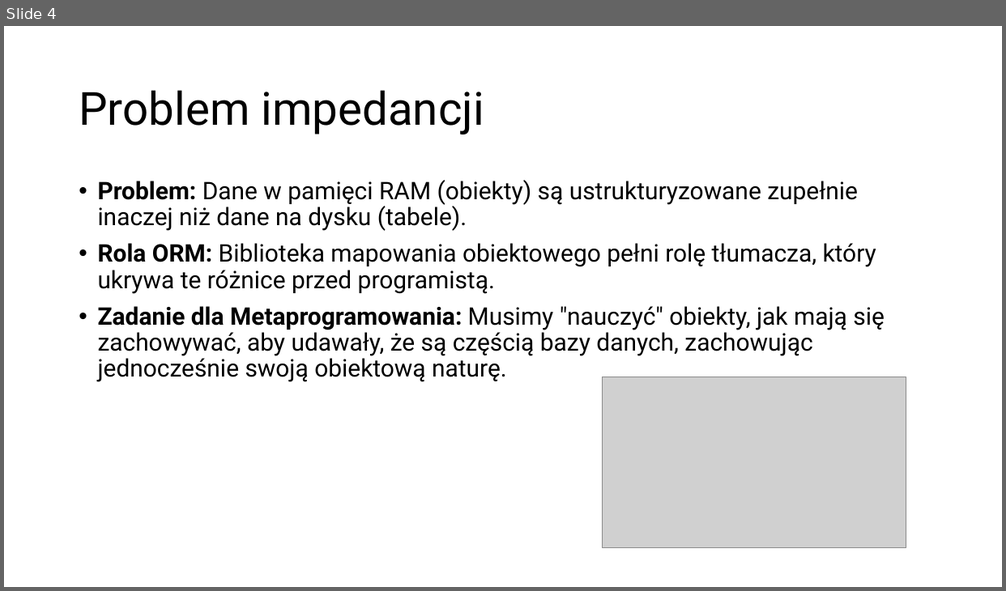
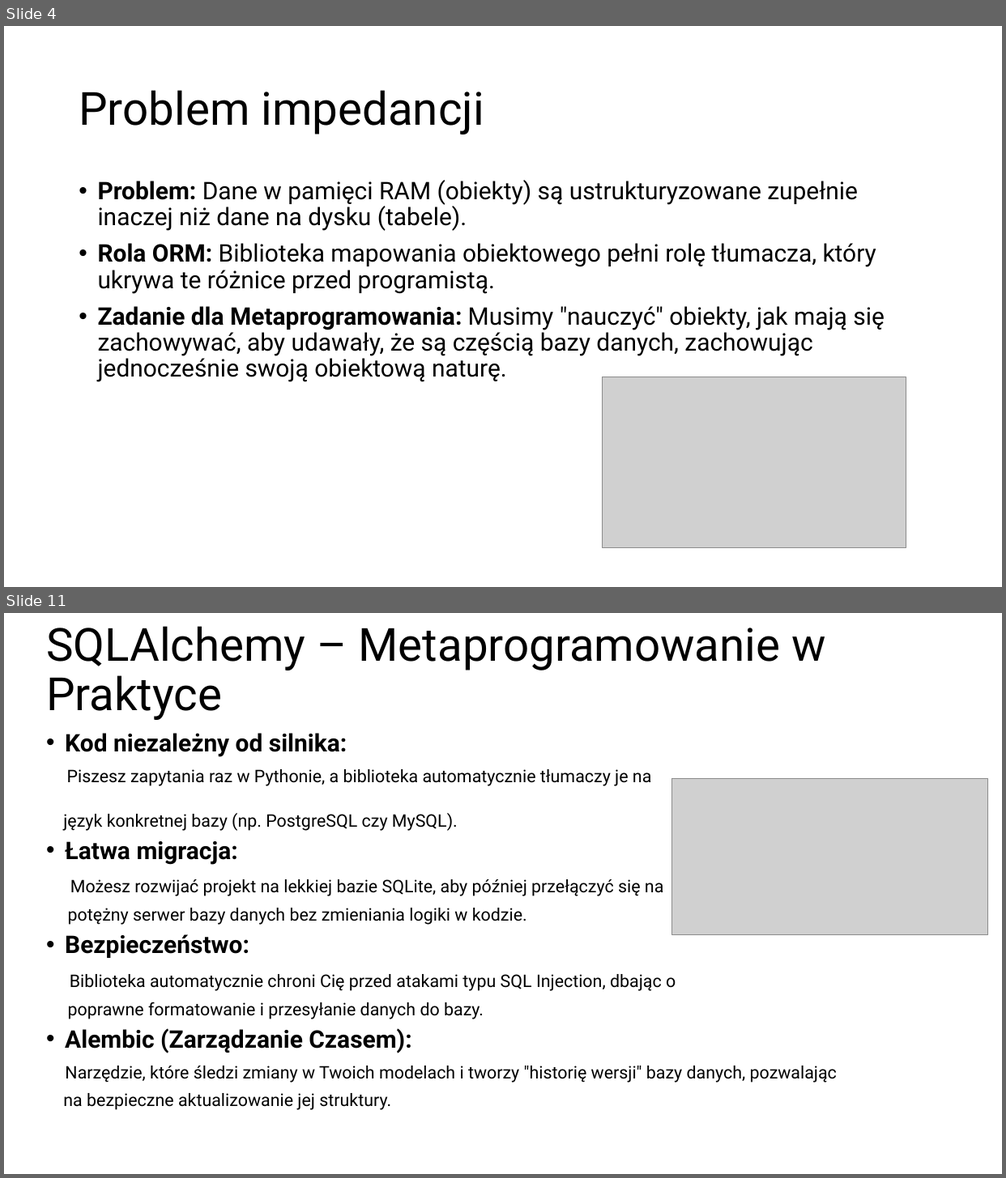
Before and after one commit to KabaKG/JPWP_ORM, a slide deck: ORM.pptx. Shown one above the other, each under a label of ours: slide 4 before the commit, slides 4 and 11 after it; the slides between them are not shown. The pictures are 1006x591 and 1006x1178 pixels, drawn with LibreOffice and Linux fonts; fonts in the diff are those of the drawing; grey boxes stand for pictures. Boxes give left, top, right and bottom in pixels: in the first picture for what was removed or moved away, otherwise in the second. Text is boxed around its words. In the diff, an @@ line names an element or a change of style, - is before the commit and + after.

```diff
--- a/ORM.pptx
+++ b/ORM.pptx
@@ slide 11 added at <box>4,613,1002,1174</box>, background #FFFFFF @@
@@ title added at <box>46,626,825,720</box>, 52.8 pt, text #000000 @@
+SQLAlchemy – Metaprogramowanie w Praktyce
@@ text added at <box>63,733,837,1110</box>, 20 pt, text #000000 @@
+• Kod niezależny od silnika:
+Piszesz zapytania raz w Pythonie, a biblioteka automatycznie tłumaczy je na
+język konkretnej bazy (np. PostgreSQL czy MySQL).
+• Łatwa migracja:
+Możesz rozwijać projekt na lekkiej bazie SQLite, aby później przełączyć się na
+potężny serwer bazy danych bez zmieniania logiki w kodzie.
+• Bezpieczeństwo:
+Biblioteka automatycznie chroni Cię przed atakami typu SQL Injection, dbając o
+poprawne formatowanie i przesyłanie danych do bazy.
+• Alembic (Zarządzanie Czasem):
+Narzędzie, które śledzi zmiany w Twoich modelach i tworzy "historię wersji" bazy danych, pozwalając
+na bezpieczne aktualizowanie jej struktury.
@@ picture added at <box>672,779,987,935</box> @@
```
Also in this commit, not shown: 6 slides changed, 5 other slides added, 2 slides removed, 1 other file.
